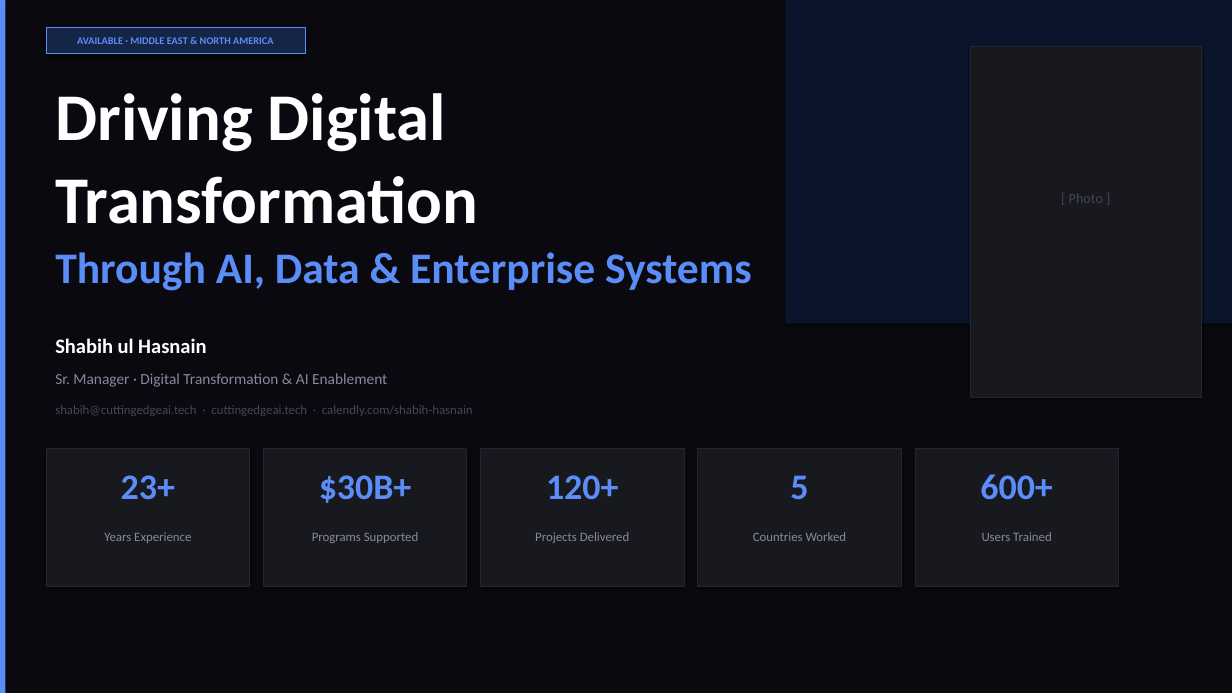
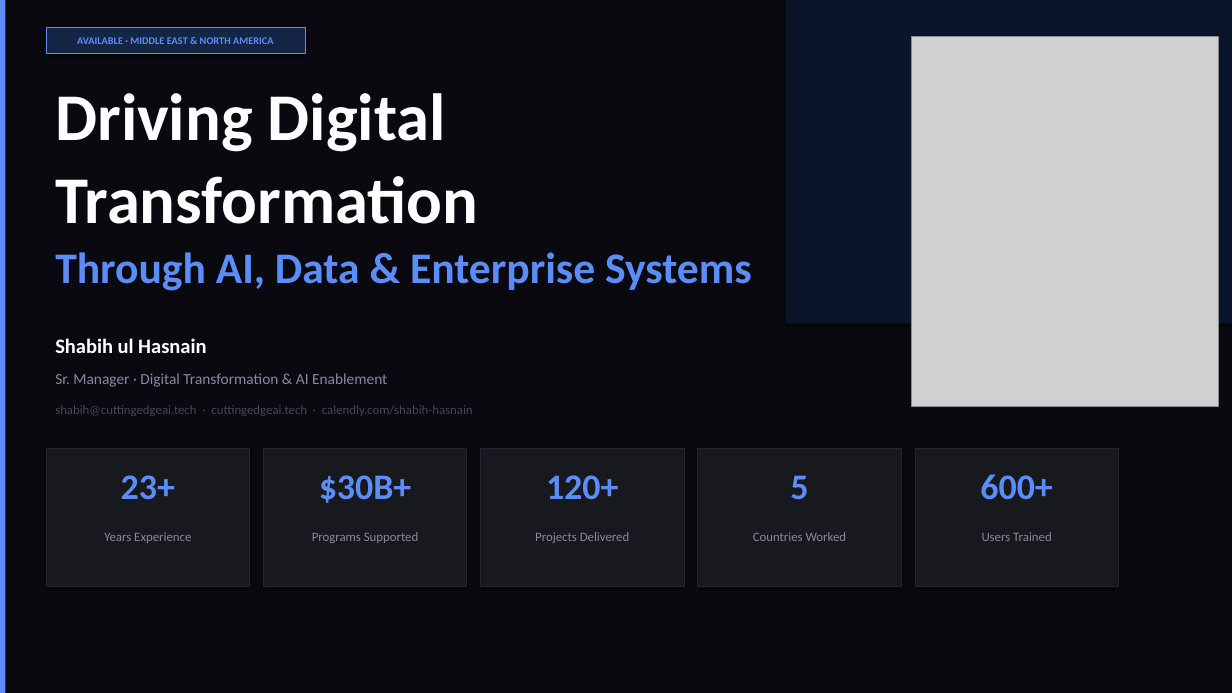
Before and after one commit to shabihhasnainsyedai/shabih-portfolio, a slide deck: slide 1 of Shabih_ul_Hasnain_Portfolio.pptx. Drawn at 1232x693 pixels with LibreOffice and Linux fonts; fonts in the diff are those of the drawing; grey boxes stand for pictures. Boxes give left, top, right and bottom in pixels: in the first picture for what was removed or moved away, otherwise in the second. Text is boxed around its words. In the diff, an @@ line names an element or a change of style, - is before the commit and + after.

```diff
--- a/Shabih_ul_Hasnain_Portfolio.pptx
+++ b/Shabih_ul_Hasnain_Portfolio.pptx
@@ picture added at [912, 37, 1218, 407] @@
@@ text removed at [1069, 193, 1103, 203] @@
-[ Photo ]
```
Also in this commit, not shown: 1 other file.
